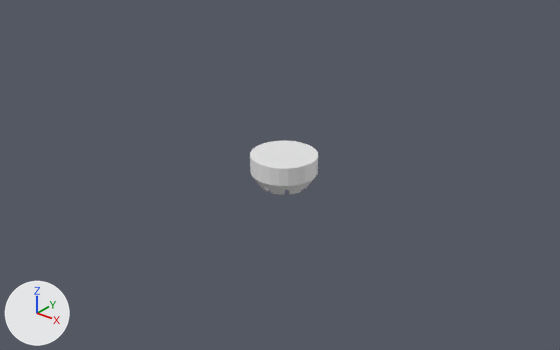
Two versions of the Blender file 2.11-Add details with boolean inserts/inserts.blend, one commit apart.
One viewpoint serves both versions: a 50 mm camera at (12.85, -16.25, 9.7) aimed at (-0.87, 0.9, -0.93). The axes (+X, +Y, +Z) are drawn at lower left. The lights are the same throughout.
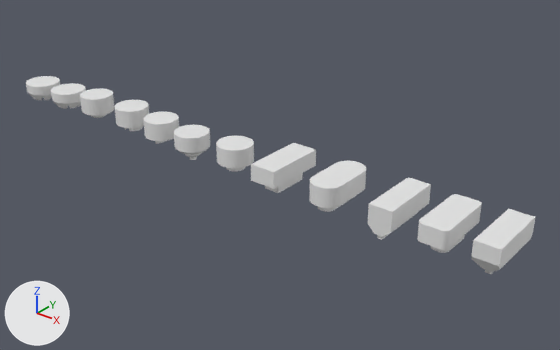
Edits to the bpy script that builds the scene:
```text
Change me_cylinder_006:
    where me_cylinder_006.from_pydata(...)  # 184 vertices, 122 faces; spans x -1.0..1.0, y -1.0..1.0, z -0.63..0.35
    used by ob_cylinder_006; location = (0.0, 0.0, 0.0)
    me_cylinder_006 part 1: the whole mesh is scaled about its middle by 0.618, then moved by (0.0, 0.0, -0.08)
Change ob_cube_031:
    remove ob_cube_031.hide_set(True)
Change ob_cube_032:
    remove ob_cube_032.hide_set(True)
Change ob_cube_033:
    remove ob_cube_033.hide_set(True)
Change ob_cube_034:
    remove ob_cube_034.hide_set(True)
Change ob_cube_035:
    remove ob_cube_035.hide_set(True)
Change ob_cylinder:
    remove ob_cylinder.hide_set(True)
Change ob_cylinder_001:
    remove ob_cylinder_001.hide_set(True)
Change ob_cylinder_002:
    remove ob_cylinder_002.hide_set(True)
Change ob_cylinder_003:
    remove ob_cylinder_003.hide_set(True)
Change ob_cylinder_004:
    remove ob_cylinder_004.hide_set(True)
Change ob_cylinder_005:
    remove ob_cylinder_005.hide_set(True)
Change ob_cylinder_006:
    ob_cylinder_006.location: (0.0, 0.0, 0.0) -> (-11.62, 0.0, 0.0)
```

Where the change shows, as pixel boxes [x1, y1, x2, y2] in the pictures (560 x 350 px):
'Cylinder.006', mesh rescaled, moved (49% narrower, 55% shorter): before [250, 141, 318, 195]; after [26, 76, 60, 100]
'Cube.035', shown: after [471, 209, 536, 274]
'Cube.034', shown: after [417, 194, 482, 253]
'Cube.033', shown: after [368, 177, 431, 240]
'Cube.032', shown: after [309, 161, 366, 212]
'Cube.031', shown: after [251, 143, 316, 193]
'Cylinder', shown: after [216, 136, 254, 171]
'Cylinder.001', shown: after [174, 125, 210, 160]
'Cylinder.002', shown: after [143, 111, 179, 144]
'Cylinder.003', shown: after [114, 100, 149, 131]
'Cylinder.004', shown: after [80, 89, 115, 118]
'Cylinder.005', shown: after [51, 83, 86, 109]
